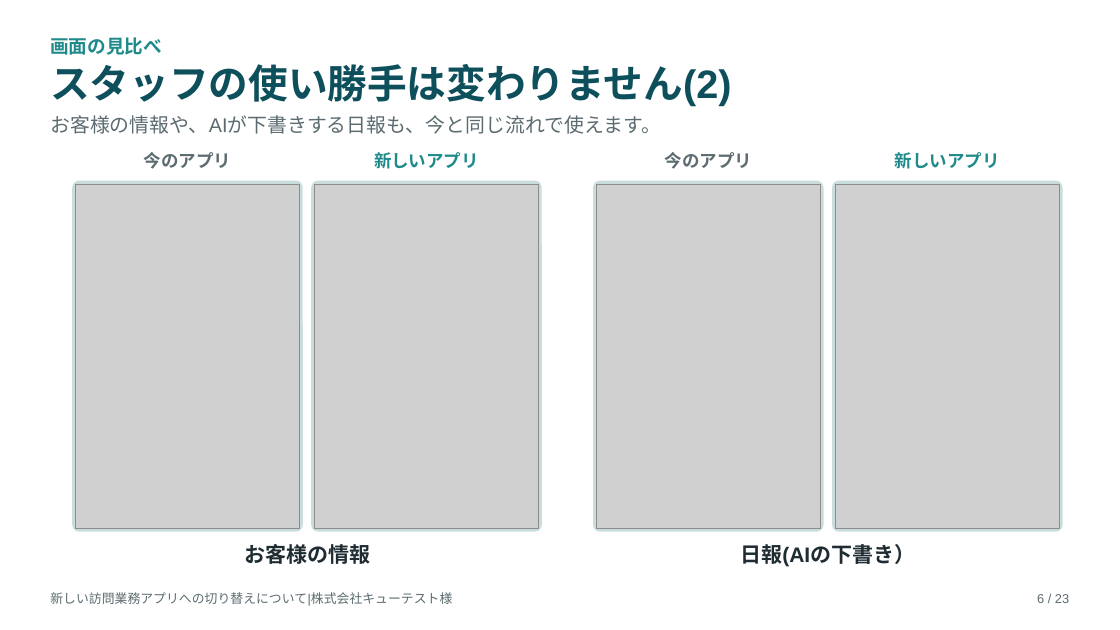
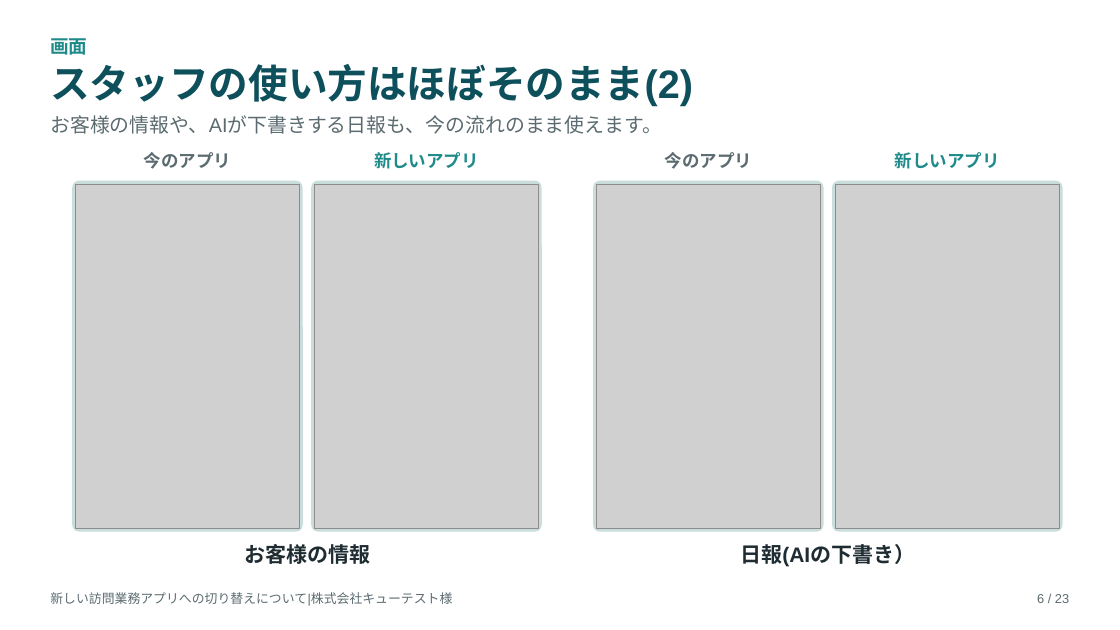
Before and after one commit to katahimo-dev/katahimo-app, a slide deck: slide 6 of doc/partner/新アプリ切替のご説明_キューテスト様.pptx. Drawn at 1120x630 pixels with LibreOffice and Linux fonts; fonts in the diff are those of the drawing; grey boxes stand for pictures. Boxes give left, top, right and bottom in pixels: in the first picture for what was removed or moved away, otherwise in the second. Text is boxed around its words. In the diff, an @@ line names an element or a change of style, - is before the commit and + after.

```diff
--- a/doc/partner/新アプリ切替のご説明_キューテスト様.pptx
+++ b/doc/partner/新アプリ切替のご説明_キューテスト様.pptx
@@ text at <box>50,34,87,59</box>: text changed @@
-画面の見比べ
+画面
@@ text at <box>50,64,693,107</box>: text changed @@
-スタッフの使い勝手は変わりません(2)
+スタッフの使い方はほぼそのまま(2)
@@ text at <box>50,115,662,134</box>: text changed @@
-お客様の情報や、AIが下書きする日報も、今と同じ流れで使えます。
+お客様の情報や、AIが下書きする日報も、今の流れのまま使えます。
```
Also in this commit, not shown: 5 other slides changed, 18 other files.
